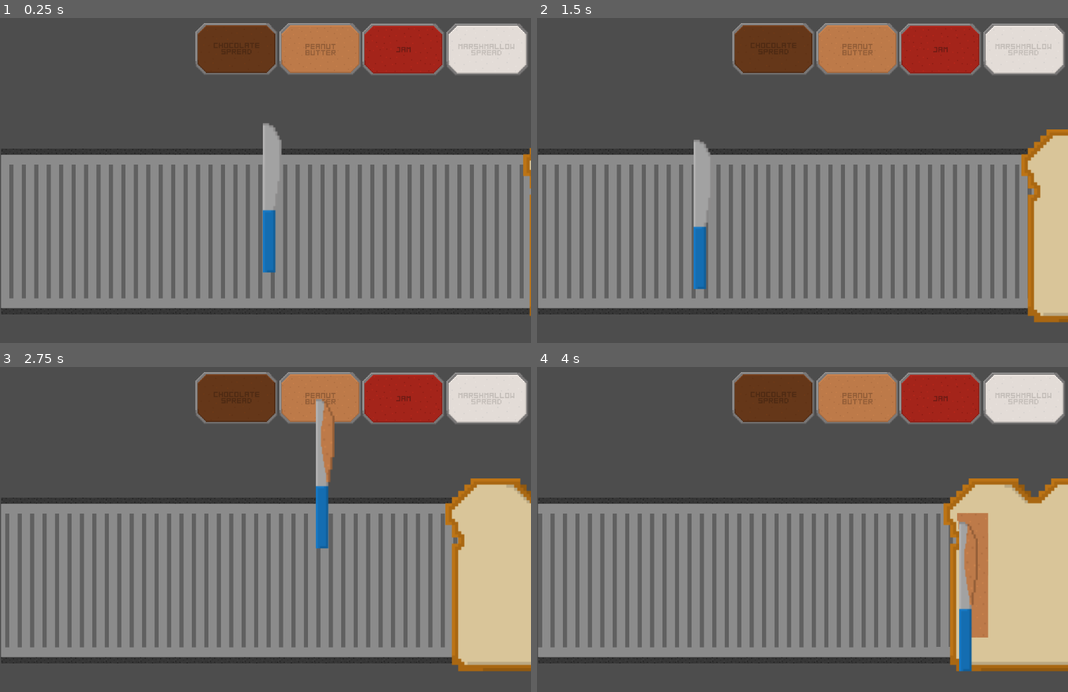
Above: before the commit, frames 1-4 (two rows, left to right).
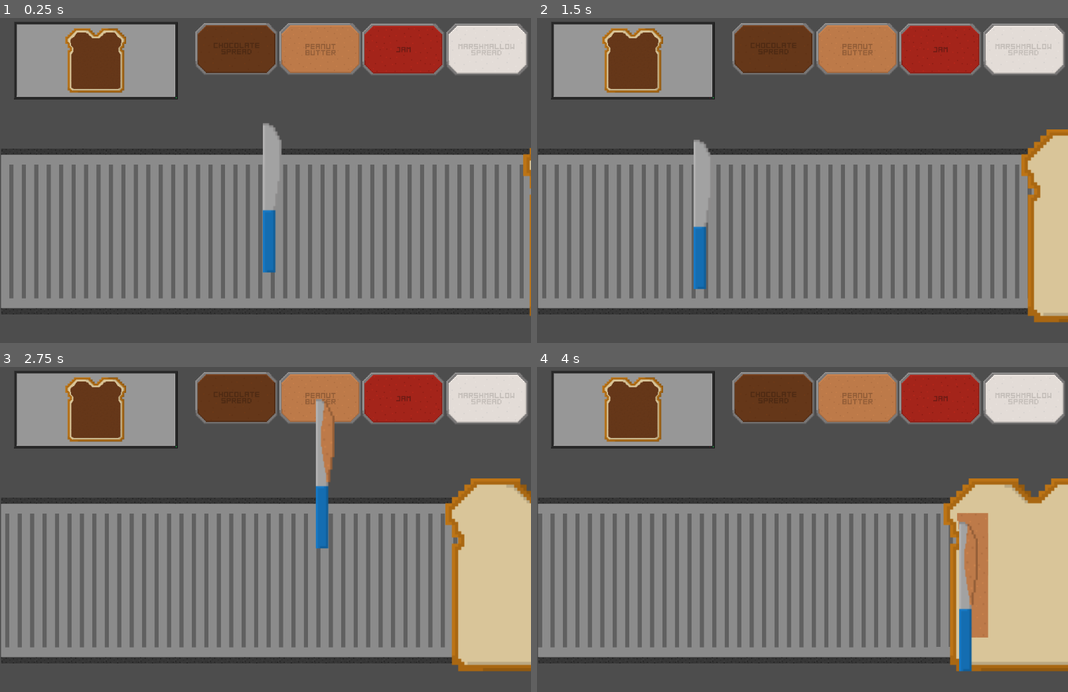
Above: after the commit, the same moments.

Repository: Ipsl0re/Buttery
Game: Godot game, scene res://Scenes/Main.tscn
Same seed, same stepped clock (60 frames per second), same inputs: the game is played once before the commit and once after it.
Inputs (mouse positions are in pixels of both pictures, inside the frame that each line leads up to):
- Up to frame 1 (0.25 s): no input
- Up to frame 2 (1.5 s): move the mouse to (919, 167) at 0.52 s; move the mouse to (696, 200) at 1.27 s
- Up to frame 3 (2.75 s): move the mouse to (318, 461) at 2.02 s
- Up to frame 4 (4 s): move the mouse to (775, 597) at 2.77 s; move the mouse to (961, 581) at 3.52 s

The runs differ from the first frame. In frame 1, 7.3% of the frame differs, in the area x 2-34%, y 1-26%; in frame 2, 7.3%; in frame 3, 7.3%; in frame 4, 7.3%.

Commit message:
Add files via upload

Diff:
--- a/Scenes/Main.tscn
+++ b/Scenes/Main.tscn
@@ -6,6 +6,7 @@
 [ext_resource type="PackedScene" uid="uid://bxdspsotyetff" path="res://Scenes/Bread.tscn" id="4_s26hv"]
 [ext_resource type="Texture2D" uid="uid://iiu8ew7pvd7a" path="res://Conveyor Belt.png" id="5_yp8fh"]
 [ext_resource type="Script" path="res://Scenes/Belt.gd" id="6_eil1r"]
+[ext_resource type="PackedScene" uid="uid://cnx7s7sxggt78" path="res://Scenes/Screen.tscn" id="7_kr5kp"]
 
 [sub_resource type="AtlasTexture" id="AtlasTexture_87rnw"]
 atlas = ExtResource("5_yp8fh")
@@ -70,6 +71,10 @@
 position = Vector2(-478, 70)
 shape = SubResource("RectangleShape2D_14oeb")
 
+[node name="Screen" parent="." instance=ExtResource("7_kr5kp")]
+position = Vector2(185, 82)
+
 [connection signal="newspread" from="Pots" to="Knife" method="_on_pots_newspread"]
+[connection signal="nextpattern" from="Breadmanager" to="Screen" method="_on_breadmanager_nextpattern"]
 [connection signal="compare" from="Breadmanager/Bread" to="Breadmanager" method="_on_bread_compare"]
 [connection signal="area_entered" from="Area2D" to="Breadmanager" method="_on_area_2d_area_entered"]
--- a/Scenes/Screen.tscn
+++ b/Scenes/Screen.tscn
@@ -1,8 +1,20 @@
-[gd_scene load_steps=2 format=3 uid="uid://cnx7s7sxggt78"]
+[gd_scene load_steps=4 format=3 uid="uid://cnx7s7sxggt78"]
 
-[ext_resource type="Script" path="res://Screen.gd" id="1_f3ofd"]
+[ext_resource type="Script" path="res://Scripts/Screen.gd" id="1_s64mg"]
+[ext_resource type="Texture2D" uid="uid://bx1k1mckupthu" path="res://Monitor.png" id="2_58hds"]
+[ext_resource type="PackedScene" uid="uid://dkdr7o7jig4gi" path="res://Scenes/Telebread.tscn" id="3_br4dy"]
 
 [node name="Screen" type="Node2D"]
-script = ExtResource("1_f3ofd")
+script = ExtResource("1_s64mg")
 
 [node name="AudioStreamPlayer" type="AudioStreamPlayer" parent="."]
+
+[node name="Sprite2D" type="Sprite2D" parent="."]
+
+[node name="Monitor" type="Sprite2D" parent="."]
+texture = ExtResource("2_58hds")
+
+[node name="Node2D" parent="Monitor" instance=ExtResource("3_br4dy")]
+scale = Vector2(0.5, 0.5)
+
+[connection signal="nextpattern" from="." to="Monitor/Node2D" method="_on_screen_nextpattern"]
--- /dev/null
+++ b/Scenes/Telebread.gd
@@ -0,0 +1,33 @@
+extends Sprite2D
+
+var grid_height = 6
+var grid_width = 5
+var bite
+var bitenum
+
+
+func _setspread(grid):
+	var incr = 0
+	for i in grid_height:
+		for j in grid_width:
+			bite = $Node2D.get_child(incr)
+			bitenum = bite.get_frame()
+			match (grid[i][j]):
+				1:
+					bite.set_animation("Choc")
+					pass
+				2:
+					bite.set_animation("Nut")
+					pass
+				3:
+					bite.set_animation("Jam")
+					pass
+				4:
+					bite.set_animation("Malo")
+					pass
+			bite.set_frame(bitenum)
+			incr += 1
+
+
+func _on_screen_nextpattern(grid):
+	_setspread(grid)
--- /dev/null
+++ b/Scenes/Telebread.tscn
@@ -0,0 +1,197 @@
+[gd_scene load_steps=4 format=3 uid="uid://dkdr7o7jig4gi"]
+
+[ext_resource type="Texture2D" uid="uid://b8yfwdr1frsmf" path="res://Bread/Das Brot.png" id="1_i60du"]
+[ext_resource type="Script" path="res://Scenes/Telebread.gd" id="2_61hry"]
+[ext_resource type="SpriteFrames" uid="uid://c83pbd4o8sfyd" path="res://Bread/Spread_frames.tres" id="3_1wd6x"]
+
+[node name="Bread" type="Sprite2D"]
+scale = Vector2(1.5, 1.5)
+texture = ExtResource("1_i60du")
+script = ExtResource("2_61hry")
+
+[node name="Node2D" type="Node2D" parent="."]
+
+[node name="0-0" type="AnimatedSprite2D" parent="Node2D"]
+position = Vector2(-78, -96.6667)
+sprite_frames = ExtResource("3_1wd6x")
+animation = &"Blank"
+
+[node name="0-1" type="AnimatedSprite2D" parent="Node2D"]
+position = Vector2(-38.6667, -96.6667)
+sprite_frames = ExtResource("3_1wd6x")
+animation = &"Blank"
+frame = 1
+
+[node name="0-2" type="AnimatedSprite2D" parent="Node2D"]
+position = Vector2(0, -96.6667)
+sprite_frames = ExtResource("3_1wd6x")
+animation = &"Blank"
+frame = 3
+
+[node name="0-3" type="AnimatedSprite2D" parent="Node2D"]
+position = Vector2(38.6667, -96.6667)
+sprite_frames = ExtResource("3_1wd6x")
+animation = &"Blank"
+frame = 1
+flip_h = true
+
+[node name="0-4" type="AnimatedSprite2D" parent="Node2D"]
+position = Vector2(78, -96.6667)
+sprite_frames = ExtResource("3_1wd6x")
+animation = &"Blank"
+flip_h = true
+
+[node name="1-0" type="AnimatedSprite2D" parent="Node2D"]
+position = Vector2(-78, -58)
+sprite_frames = ExtResource("3_1wd6x")
+animation = &"Blank"
+frame = 2
+
+[node name="1-1" type="AnimatedSprite2D" parent="Node2D"]
+position = Vector2(-38.6667, -58)
+sprite_frames = ExtResource("3_1wd6x")
+animation = &"Blank"
+frame = 4
+
+[node name="1-2" type="AnimatedSprite2D" parent="Node2D"]
+position = Vector2(0, -58)
+sprite_frames = ExtResource("3_1wd6x")
+animation = &"Blank"
+frame = 4
+
+[node name="1-3" type="AnimatedSprite2D" parent="Node2D"]
+position = Vector2(39.3333, -58)
+sprite_frames = ExtResource("3_1wd6x")
+animation = &"Blank"
+frame = 4
+
+[node name="1-4" type="AnimatedSprite2D" parent="Node2D"]
+position = Vector2(78, -58)
+sprite_frames = ExtResource("3_1wd6x")
+animation = &"Blank"
+frame = 2
+flip_h = true
+
+[node name="2-0" type="AnimatedSprite2D" parent="Node2D"]
+position = Vector2(-78, -19.3333)
+sprite_frames = ExtResource("3_1wd6x")
+animation = &"Blank"
+frame = 5
+
+[node name="2-1" type="AnimatedSprite2D" parent="Node2D"]
+position = Vector2(-39.3333, -18.6667)
+sprite_frames = ExtResource("3_1wd6x")
+animation = &"Blank"
+frame = 4
+
+[node name="2-2" type="AnimatedSprite2D" parent="Node2D"]
+position = Vector2(0, -18.6667)
+sprite_frames = ExtResource("3_1wd6x")
+animation = &"Blank"
+frame = 4
+
+[node name="2-3" type="AnimatedSprite2D" parent="Node2D"]
+position = Vector2(38.6667, -18.6667)
+sprite_frames = ExtResource("3_1wd6x")
+animation = &"Blank"
+frame = 4
+
+[node name="2-4" type="AnimatedSprite2D" parent="Node2D"]
+position = Vector2(78, -19.3333)
+sprite_frames = ExtResource("3_1wd6x")
+animation = &"Blank"
+frame = 5
+flip_h = true
+
+[node name="3-0" type="AnimatedSprite2D" parent="Node2D"]
+position = Vector2(-78, 20)
+sprite_frames = ExtResource("3_1wd6x")
+animation = &"Blank"
+frame = 6
+
+[node name="3-1" type="AnimatedSprite2D" parent="Node2D"]
+position = Vector2(-39.3333, 20)
+sprite_frames = ExtResource("3_1wd6x")
+animation = &"Blank"
+frame = 4
+
+[node name="3-2" type="AnimatedSprite2D" parent="Node2D"]
+position = Vector2(3.8147e-06, 20)
+sprite_frames = ExtResource("3_1wd6x")
+animation = &"Blank"
+frame = 4
+
+[node name="3-3" type="AnimatedSprite2D" parent="Node2D"]
+position = Vector2(39.3333, 20)
+sprite_frames = ExtResource("3_1wd6x")
+animation = &"Blank"
+frame = 4
+
+[node name="3-4" type="AnimatedSprite2D" parent="Node2D"]
+position = Vector2(78, 20)
+sprite_frames = ExtResource("3_1wd6x")
+animation = &"Blank"
+frame = 6
+flip_h = true
+
+[node name="4-0" type="AnimatedSprite2D" parent="Node2D"]
+position = Vector2(-78, 59.3333)
+sprite_frames = ExtResource("3_1wd6x")
+animation = &"Blank"
+frame = 6
+
+[node name="4-1" type="AnimatedSprite2D" parent="Node2D"]
+position = Vector2(-39.3333, 58.6667)
+sprite_frames = ExtResource("3_1wd6x")
+animation = &"Blank"
+frame = 4
+
+[node name="4-2" type="AnimatedSprite2D" parent="Node2D"]
+position = Vector2(0, 58.6667)
+sprite_frames = ExtResource("3_1wd6x")
+animation = &"Blank"
+frame = 4
+
+[node name="4-3" type="AnimatedSprite2D" parent="Node2D"]
+position = Vector2(38.6667, 58.6667)
+sprite_frames = ExtResource("3_1wd6x")
+animation = &"Blank"
+frame = 4
+
+[node name="4-4" type="AnimatedSprite2D" parent="Node2D"]
+position = Vector2(78, 59.3333)
+sprite_frames = ExtResource("3_1wd6x")
+animation = &"Blank"
+frame = 6
+flip_h = true
+
+[node name="5-0" type="AnimatedSprite2D" parent="Node2D"]
+position = Vector2(-78, 98)
+sprite_frames = ExtResource("3_1wd6x")
+animation = &"Blank"
+frame = 7
+
+[node name="5-1" type="AnimatedSprite2D" parent="Node2D"]
+position = Vector2(-39.3333, 98)
+sprite_frames = ExtResource("3_1wd6x")
+animation = &"Blank"
+frame = 8
+
+[node name="5-2" type="AnimatedSprite2D" parent="Node2D"]
+position = Vector2(3.8147e-06, 98)
+sprite_frames = ExtResource("3_1wd6x")
+animation = &"Blank"
+frame = 8
+
+[node name="5-3" type="AnimatedSprite2D" parent="Node2D"]
+position = Vector2(38.6667, 98)
+sprite_frames = ExtResource("3_1wd6x")
+animation = &"Blank"
+frame = 8
+
+[node name="5-4" type="AnimatedSprite2D" parent="Node2D"]
+position = Vector2(78, 98)
+sprite_frames = ExtResource("3_1wd6x")
+animation = &"Blank"
+frame = 7
+flip_h = true
--- a/Scripts/Bread.gd
+++ b/Scripts/Bread.gd
@@ -11,7 +11,6 @@
 		for j in grid_width:
 			grid[i].append(0) # Set a starter value for each position
 
-
 # Called every frame. 'delta' is the elapsed time since the previous frame.
 func _process(delta):
 	translate(Vector2(-1, 0))
--- a/Scripts/Breadmanager.gd
+++ b/Scripts/Breadmanager.gd
@@ -1,6 +1,10 @@
 extends Node2D
 
 var loaf = preload("res://Scenes/Bread.tscn")
+signal nextpattern(grid)
+
+var lives = 3
+var correct = null
 
 var grid = []
 var grid_width = 5
@@ -11,15 +15,21 @@
 		grid.append([])
 		for j in grid_width:
 			grid[i].append(1) # Set a starter value for each position
+	emit_signal("nextpattern", grid)
 
 # Called every frame. 'delta' is the elapsed time since the previous frame.
 func _process(delta):
+	print (lives)
 	pass
 
 func _on_area_2d_area_entered(area):
+	print(correct)
+	if correct == false:
+		lives -= 1
 	var instance = loaf.instantiate()
 	add_child(instance)
-
+	correct = null
+	emit_signal("nextpattern", grid)
 
 func _on_bread_compare(ogrid):
 	var passes = true
@@ -28,4 +38,4 @@
 			if grid[i][j] != ogrid[i][j]:
 				passes = false
 	if passes == true:
-		print("Match!")
+		correct = true
--- /dev/null
+++ b/Scripts/Screen.gd
@@ -0,0 +1,16 @@
+extends Node2D
+
+signal nextpattern(grid)
+
+# Called when the node enters the scene tree for the first time.
+func _ready():
+	pass # Replace with function body.
+
+
+# Called every frame. 'delta' is the elapsed time since the previous frame.
+func _process(delta):
+	pass
+
+
+func _on_breadmanager_nextpattern(grid):
+	emit_signal("nextpattern", grid)
Not shown, added: Audio/SpreadingSongPuzzleVar.wav.import
Not shown, added: Monitor.png.import
Not shown: 1 places in Scenes/Main.tscn that only renumber resources
Not shown, added: Audio/SpreadingSongPuzzleVar.wav
